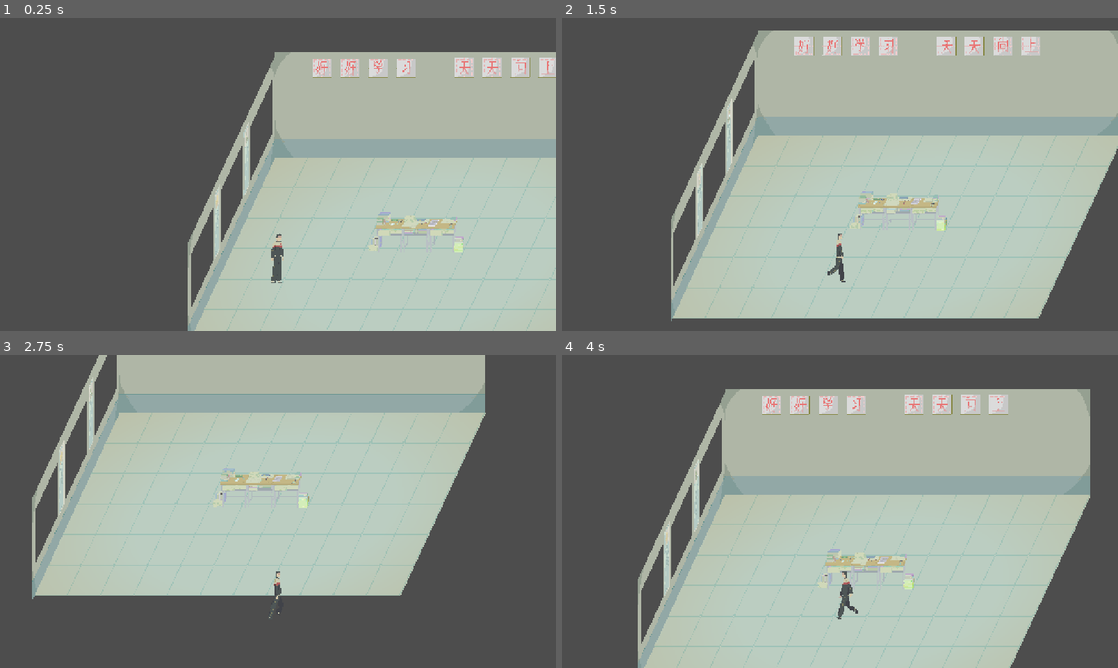
Above: before the commit, frames 1-4 (two rows, left to right).
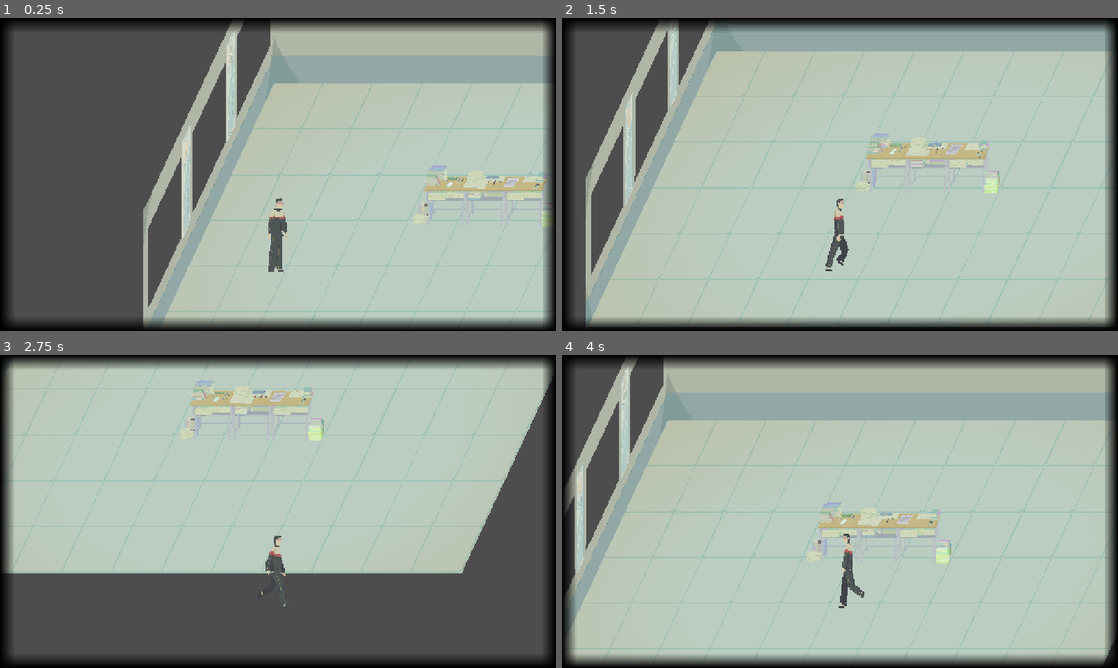
Above: after the commit, the same moments.

Repository: mu142857/School-Rules
Game: Godot game, scene res://locations/classroom 1/classroom_1.tscn
The game is run twice, just before and just after one commit, with the same random seed, the same clock (stepped at 60 frames per second) and the same inputs. The project has no main scene, so this scene is started directly.
Inputs (mouse positions are in pixels of both pictures, inside the frame that each line leads up to):
- Up to frame 1 (0.25 s): no input
- Up to frame 2 (1.5 s): move the mouse to (962, 158) at 0.52 s; hold D (ui_right) 0.53-1.28 s; move the mouse to (728, 190) at 1.27 s; hold S (ui_down) from 1.28 s (still down)
- Up to frame 3 (2.75 s): move the mouse to (333, 442) at 2.02 s; release S (ui_down) at 2.03 s; hold D (ui_right) from 2.03 s (still down)
- Up to frame 4 (4 s): move the mouse to (812, 574) at 2.77 s; release D (ui_right) at 2.78 s; hold W (ui_up) 2.78-3.53 s; move the mouse to (1006, 558) at 3.52 s; hold A (ui_left) from 3.53 s (still down)

The runs differ from the first frame. In frame 1, 36% of the frame differs, in the area x 0-100%, y 0-100%; in frame 2, 46%; in frame 3, 42%; in frame 4, 54%.

Commit message:
Update screen frame

Diff:
--- a/senior-year-of-high-school/characters/player/player.tscn
+++ b/senior-year-of-high-school/characters/player/player.tscn
@@ -27,29 +27,29 @@
 atlas = ExtResource("2_ixbpm")
 region = Rect2(1024, 0, 256, 256)
 
-[sub_resource type="AtlasTexture" id="AtlasTexture_3eadt"]
+[sub_resource type="AtlasTexture" id="AtlasTexture_c6leb"]
+atlas = ExtResource("2_ixbpm")
+region = Rect2(2560, 0, 256, 256)
+
+[sub_resource type="AtlasTexture" id="AtlasTexture_dirf7"]
+atlas = ExtResource("2_ixbpm")
+region = Rect2(2816, 0, 256, 256)
+
+[sub_resource type="AtlasTexture" id="AtlasTexture_idpv6"]
 atlas = ExtResource("2_ixbpm")
 region = Rect2(1536, 0, 256, 256)
 
-[sub_resource type="AtlasTexture" id="AtlasTexture_6t23p"]
+[sub_resource type="AtlasTexture" id="AtlasTexture_rpf03"]
 atlas = ExtResource("2_ixbpm")
 region = Rect2(1792, 0, 256, 256)
 
-[sub_resource type="AtlasTexture" id="AtlasTexture_n8jd0"]
+[sub_resource type="AtlasTexture" id="AtlasTexture_x5dtk"]
 atlas = ExtResource("2_ixbpm")
 region = Rect2(2048, 0, 256, 256)
 
-[sub_resource type="AtlasTexture" id="AtlasTexture_q605b"]
+[sub_resource type="AtlasTexture" id="AtlasTexture_3t07l"]
 atlas = ExtResource("2_ixbpm")
 region = Rect2(2304, 0, 256, 256)
-
-[sub_resource type="AtlasTexture" id="AtlasTexture_eho78"]
-atlas = ExtResource("2_ixbpm")
-region = Rect2(2560, 0, 256, 256)
-
-[sub_resource type="AtlasTexture" id="AtlasTexture_8sqrr"]
-atlas = ExtResource("2_ixbpm")
-region = Rect2(2816, 0, 256, 256)
 
 [sub_resource type="SpriteFrames" id="SpriteFrames_6t23p"]
 animations = [{
@@ -75,22 +75,22 @@
 }, {
 "frames": [{
 "duration": 1.0,
-"texture": SubResource("AtlasTexture_3eadt")
+"texture": SubResource("AtlasTexture_c6leb")
 }, {
 "duration": 1.0,
-"texture": SubResource("AtlasTexture_6t23p")
+"texture": SubResource("AtlasTexture_dirf7")
 }, {
 "duration": 1.0,
-"texture": SubResource("AtlasTexture_n8jd0")
+"texture": SubResource("AtlasTexture_idpv6")
 }, {
 "duration": 1.0,
-"texture": SubResource("AtlasTexture_q605b")
+"texture": SubResource("AtlasTexture_rpf03")
 }, {
 "duration": 1.0,
-"texture": SubResource("AtlasTexture_eho78")
+"texture": SubResource("AtlasTexture_x5dtk")
 }, {
 "duration": 1.0,
-"texture": SubResource("AtlasTexture_8sqrr")
+"texture": SubResource("AtlasTexture_3t07l")
 }],
 "loop": true,
 "name": &"Walk",
@@ -143,5 +143,5 @@
 shape = SubResource("RectangleShape2D_tory2")
 
 [node name="Camera2D" type="Camera2D" parent="."]
-offset = Vector2(0, -500)
-zoom = Vector2(0.5, 0.5)
+offset = Vector2(0, -300)
+zoom = Vector2(0.75, 0.75)
--- a/senior-year-of-high-school/locations/classroom 1/classroom_1.tscn
+++ b/senior-year-of-high-school/locations/classroom 1/classroom_1.tscn
@@ -1,10 +1,11 @@
-[gd_scene load_steps=6 format=3 uid="uid://b4cvvu47ioyge"]
+[gd_scene load_steps=7 format=3 uid="uid://b4cvvu47ioyge"]
 
 [ext_resource type="Texture2D" uid="uid://c1uvukxc5ep5w" path="res://locations/classroom 1/floor.png" id="1_q36er"]
 [ext_resource type="Texture2D" uid="uid://bn2vdiv2llja7" path="res://locations/classroom 1/front wall.png" id="2_bs5q1"]
 [ext_resource type="Texture2D" uid="uid://cedxvu58ftbc5" path="res://locations/classroom 1/side wall.png" id="3_ndcrv"]
 [ext_resource type="Texture2D" uid="uid://iffcd66nasy7" path="res://locations/classroom 1/desk group 4.png" id="4_8o0gr"]
 [ext_resource type="PackedScene" uid="uid://bfvh2ft77x4ne" path="res://characters/player/player.tscn" id="5_ndcrv"]
+[ext_resource type="PackedScene" uid="uid://dqjvy72od6s3o" path="res://screen filters/screen_frame.tscn" id="6_8o0gr"]
 
 [node name="Classroom1" type="Node2D"]
 
@@ -47,3 +48,5 @@
 
 [node name="Player" parent="." instance=ExtResource("5_ndcrv")]
 position = Vector2(406, 455)
+
+[node name="ScreenFrame" parent="." instance=ExtResource("6_8o0gr")]
--- /dev/null
+++ b/senior-year-of-high-school/screen filters/screen_frame.tscn
@@ -0,0 +1,82 @@
+[gd_scene load_steps=9 format=3 uid="uid://dqjvy72od6s3o"]
+
+[sub_resource type="Gradient" id="Gradient_wuisp"]
+offsets = PackedFloat32Array(0, 0.52666664)
+colors = PackedColorArray(0, 0, 0, 1, 0, 0, 0, 0)
+
+[sub_resource type="GradientTexture2D" id="GradientTexture2D_y3qud"]
+gradient = SubResource("Gradient_wuisp")
+
+[sub_resource type="Gradient" id="Gradient_y3qud"]
+offsets = PackedFloat32Array(0.48666668, 1)
+colors = PackedColorArray(0, 0, 0, 0, 0, 0, 0, 1)
+
+[sub_resource type="GradientTexture2D" id="GradientTexture2D_62f8a"]
+gradient = SubResource("Gradient_y3qud")
+
+[sub_resource type="Gradient" id="Gradient_7me3l"]
+offsets = PackedFloat32Array(0, 0.54)
+colors = PackedColorArray(0, 0, 0, 1, 0, 0, 0, 0)
+
+[sub_resource type="GradientTexture2D" id="GradientTexture2D_fvn6t"]
+gradient = SubResource("Gradient_7me3l")
+fill_to = Vector2(0, 1)
+
+[sub_resource type="Gradient" id="Gradient_vspa1"]
+offsets = PackedFloat32Array(0.48, 1)
+colors = PackedColorArray(0, 0, 0, 0, 0, 0, 0, 1)
+
+[sub_resource type="GradientTexture2D" id="GradientTexture2D_j6b5p"]
+gradient = SubResource("Gradient_vspa1")
+fill_to = Vector2(0, 1)
+
+[node name="ScreenFrame" type="CanvasLayer"]
+
+[node name="BlackScreenFrame" type="Control" parent="."]
+layout_mode = 3
+anchors_preset = 0
+offset_right = 40.0
+offset_bottom = 40.0
+
+[node name="TextureRectLeft" type="TextureRect" parent="BlackScreenFrame"]
+layout_mode = 0
+offset_right = 64.0
+offset_bottom = 720.0
+texture = SubResource("GradientTexture2D_y3qud")
+
+[node name="TextureRectRight" type="TextureRect" parent="BlackScreenFrame"]
+layout_mode = 1
+anchors_preset = 6
+anchor_left = 1.0
+anchor_top = 0.5
+anchor_right = 1.0
+anchor_bottom = 0.5
+offset_left = 1176.0
+offset_top = -20.0
+offset_right = 1240.0
+offset_bottom = 700.0
+grow_horizontal = 0
+grow_vertical = 2
+size_flags_horizontal = 0
+texture = SubResource("GradientTexture2D_62f8a")
+
+[node name="TextureRectUp" type="TextureRect" parent="BlackScreenFrame"]
+layout_mode = 0
+offset_right = 1280.0
+offset_bottom = 64.0
+texture = SubResource("GradientTexture2D_fvn6t")
+
+[node name="TextureRectDown" type="TextureRect" parent="BlackScreenFrame"]
+layout_mode = 1
+anchors_preset = 7
+anchor_left = 0.5
+anchor_top = 1.0
+anchor_right = 0.5
+anchor_bottom = 1.0
+offset_left = -20.0
+offset_top = 616.0
+offset_right = 1260.0
+offset_bottom = 680.0
+grow_horizontal = 2
+grow_vertical = 0
+texture = SubResource("GradientTexture2D_j6b5p")
